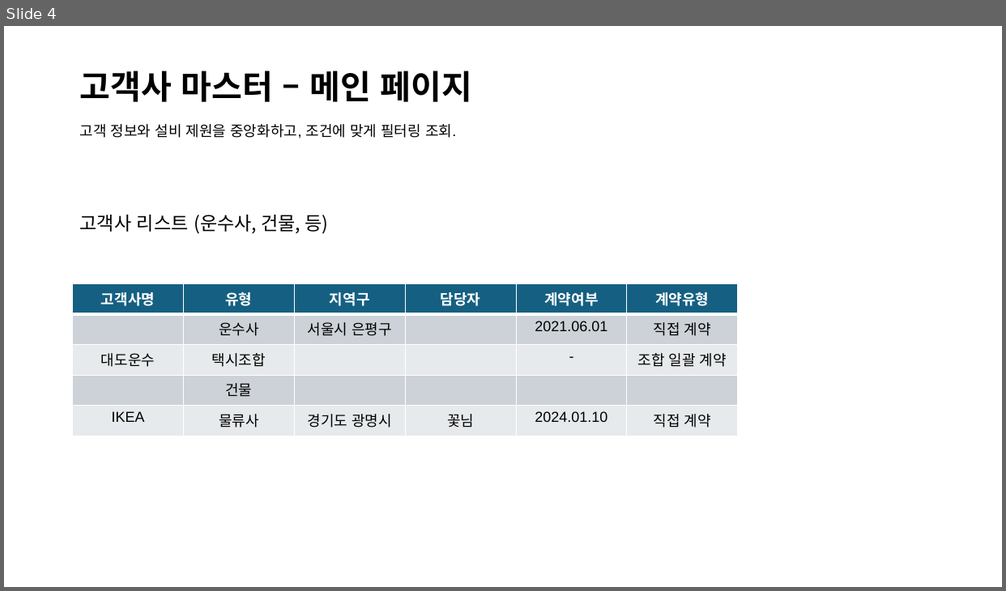
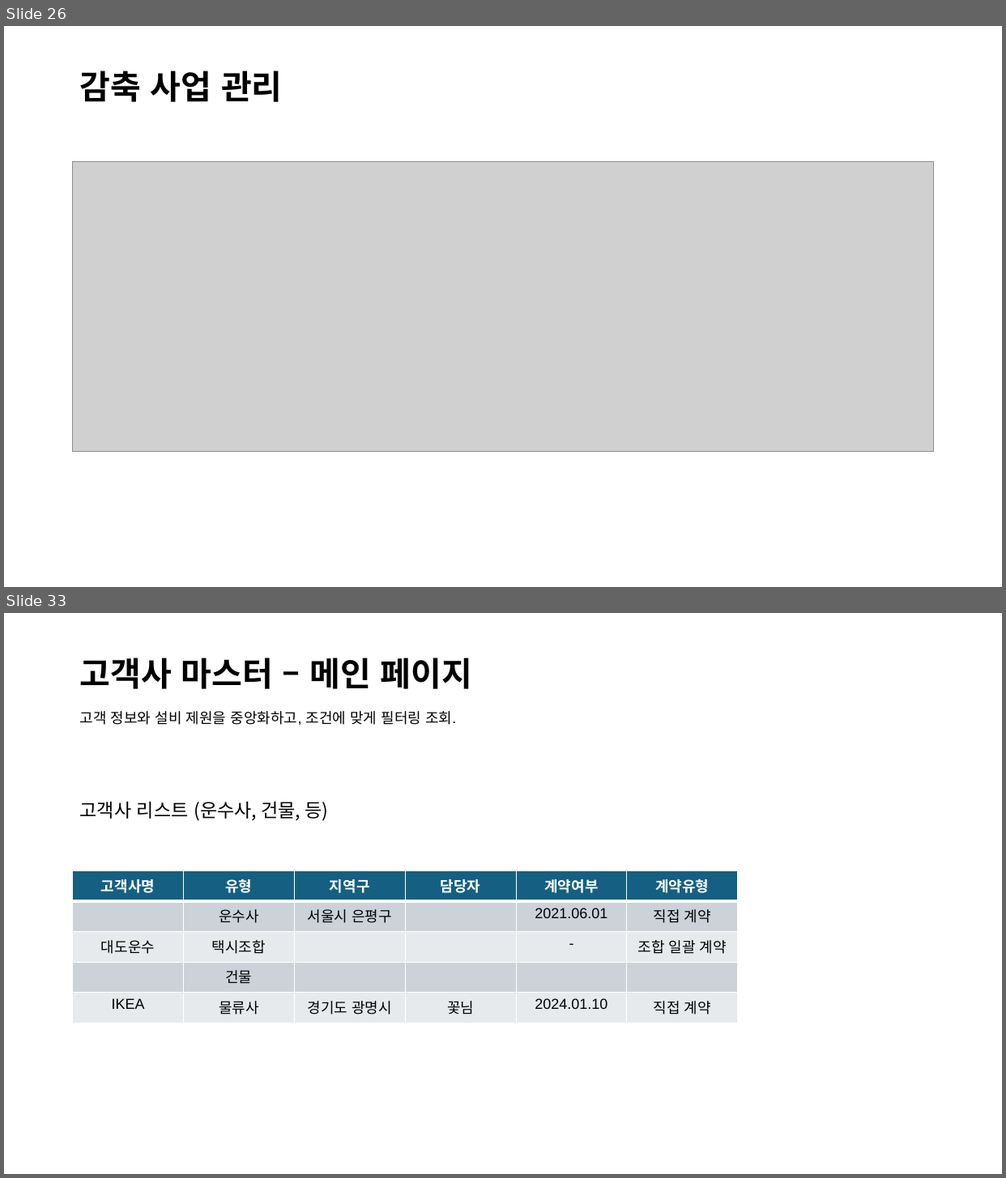
Before and after one commit to esketch-ai/hooxi-cms, a slide deck: Docs/Hooxi-CMS.pptx. Shown one above the other, each under a label of ours: slide 4 before the commit, slides 26 and 33 after it; the slides between them are not shown. The pictures are 1006x591 and 1006x1178 pixels, drawn with LibreOffice and Linux fonts; fonts in the diff are those of the drawing; grey boxes stand for pictures. Boxes give left, top, right and bottom in pixels: in the first picture for what was removed or moved away, otherwise in the second. Text is boxed around its words. In the diff, an @@ line names an element or a change of style, - is before the commit and + after.

```diff
--- a/Docs/Hooxi-CMS.pptx
+++ b/Docs/Hooxi-CMS.pptx
@@ slide 26 added at [4,26,1002,587], background #FFFFFF @@
@@ title added at [80,71,283,102], 32 pt, text #000000, bold @@
+감축 사업 관리
@@ picture added at [73,161,934,451] @@
@@ what was slide 4 is now slide 33 @@
```
Also in this commit, not shown: 5 slides changed, 28 other slides added, 15 other files.
